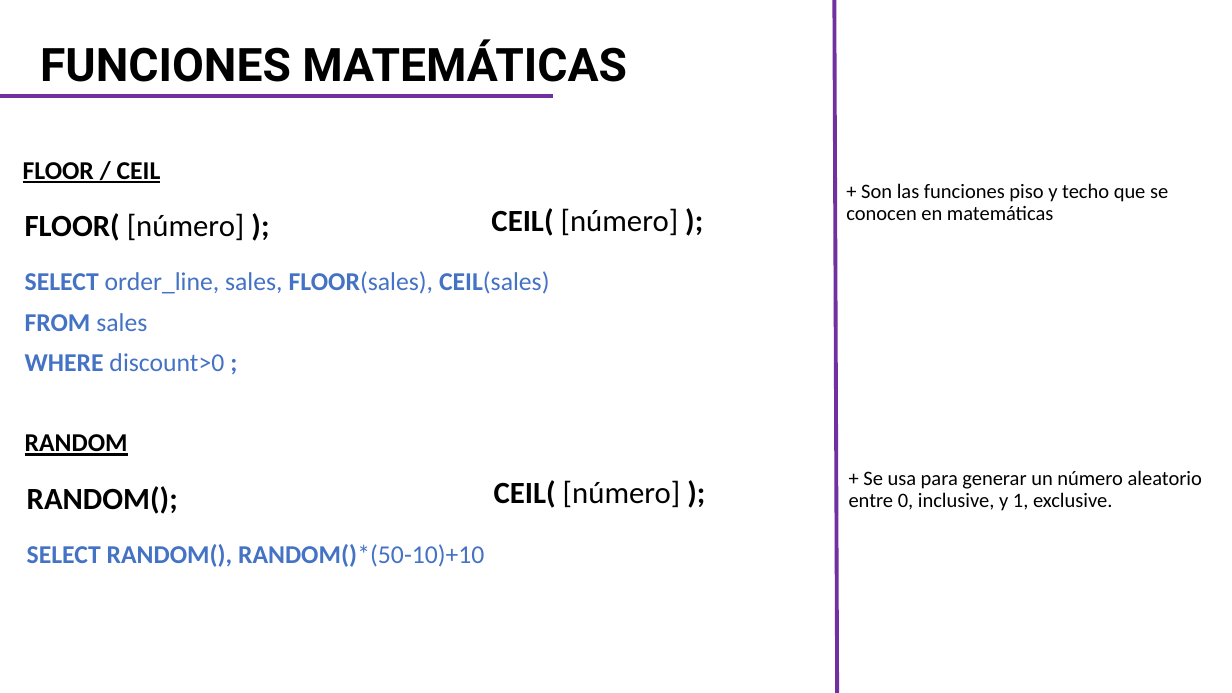
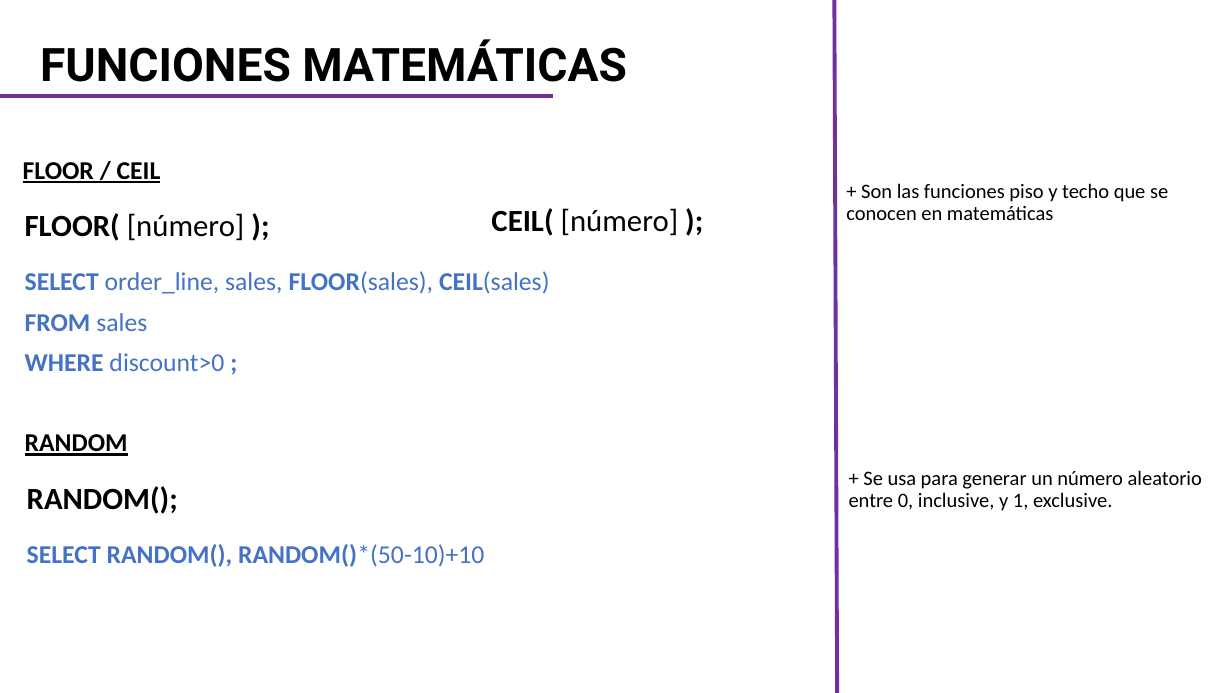
Before and after one commit to CarlosCamposs/Curso-AABD_SQL, a slide deck: slide 49 of Curso AABD-SQL (Notas).pptx. Drawn at 1232x693 pixels with LibreOffice and Linux fonts; fonts in the diff are those of the drawing. Boxes give left, top, right and bottom in pixels: in the first picture for what was removed or moved away, otherwise in the second. Text is boxed around its words. In the diff, an @@ line names an element or a change of style, - is before the commit and + after.

```diff
--- a/Curso AABD-SQL (Notas).pptx
+++ b/Curso AABD-SQL (Notas).pptx
@@ text removed at <box>494,480,681,508</box> @@
-CEIL( [número] );
```
Also in this commit, not shown: 5 other slides changed, 1 other file.
